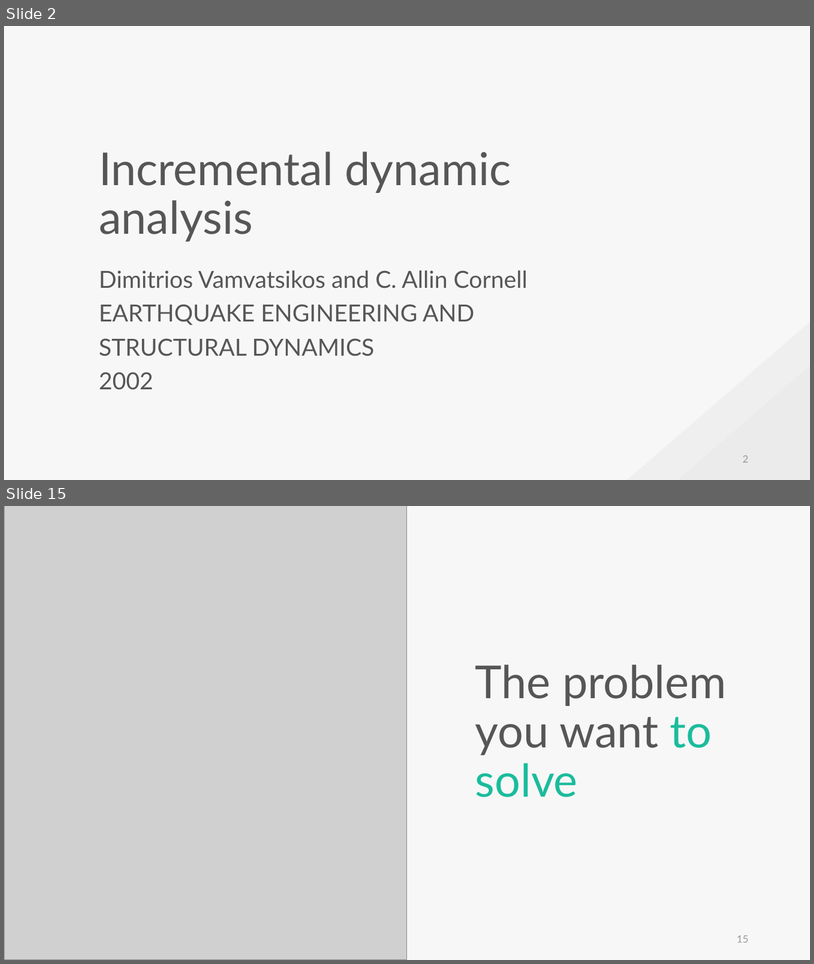
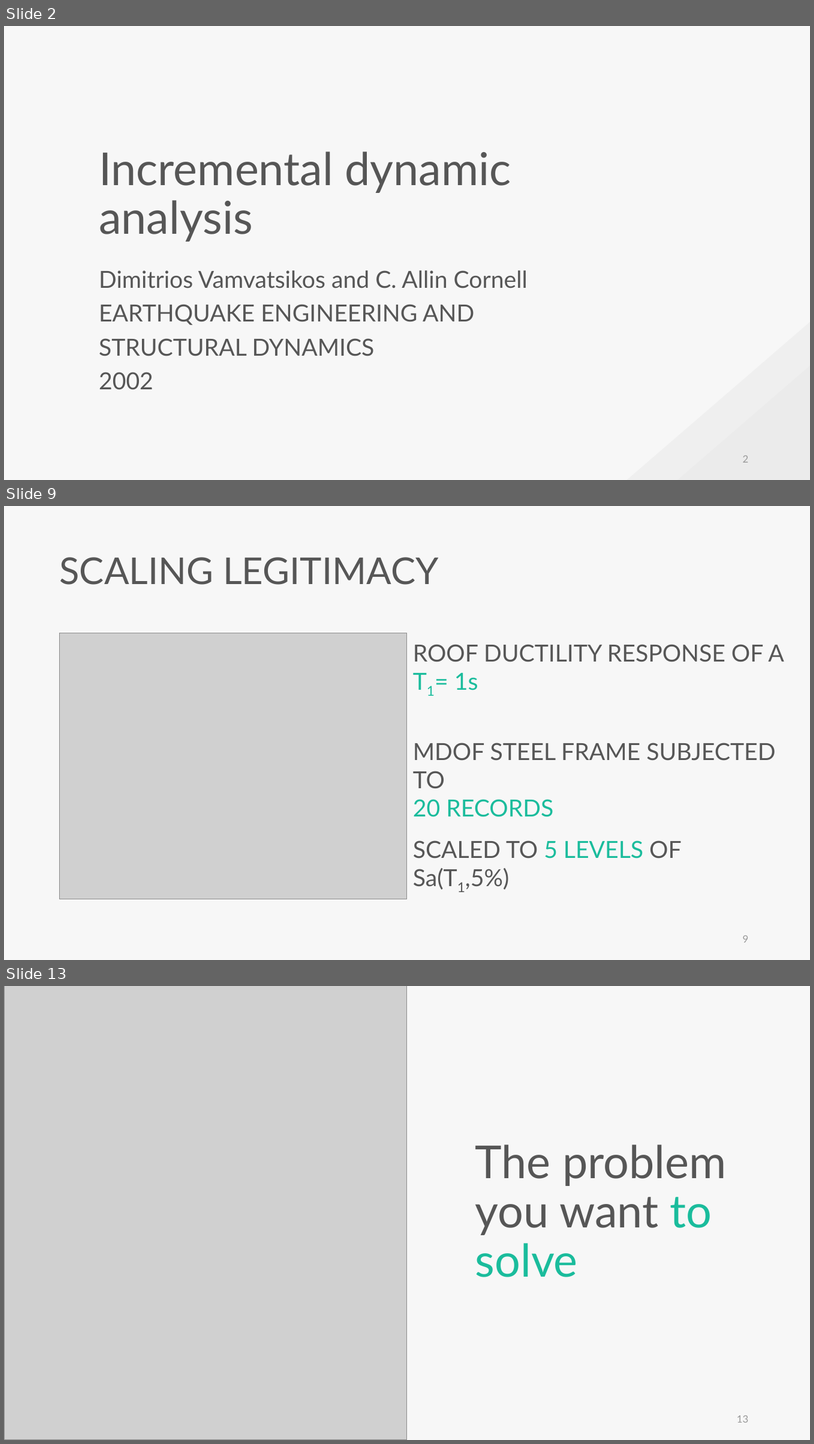
Before and after one commit to skyran1278/VbaProject, a slide deck: 20180126_SmartSplice/20180901_Meeting/Incremental dynamic analysis.pptx. Shown one above the other, each under a label of ours: slides 2 and 15 before the commit, slides 2, 9 and 13 after it; the slides between them are not shown. The pictures are 814x964 and 814x1444 pixels, drawn with LibreOffice and Linux fonts; fonts in the diff are those of the drawing; grey boxes stand for pictures. Boxes give left, top, right and bottom in pixels: in the first picture for what was removed or moved away, otherwise in the second. Text is boxed around its words. In the diff, an @@ line names an element or a change of style, - is before the commit and + after.

```diff
--- a/20180126_SmartSplice/20180901_Meeting/Incremental dynamic analysis.pptx
+++ b/20180126_SmartSplice/20180901_Meeting/Incremental dynamic analysis.pptx
@@ slide 9 added at (4,506,810,960), background #F7F7F7 @@
@@ text added at (60,557,438,585), 44 pt, text #565656 @@
+SCALING LEGITIMACY
@@ picture added at (60,633,408,898) @@
@@ text added at (413,644,785,690), 28 pt, text #565656 @@
+ROOF DUCTILITY RESPONSE OF A
+T1= 1s
@@ text added at (413,742,776,817), 28 pt, text #565656 @@
+MDOF STEEL FRAME SUBJECTED TO
+20 RECORDS
@@ text added at (413,840,682,889), 28 pt, text #565656 @@
+SCALED TO 5 LEVELS OF Sa(T1,5%)
@@ page number added at (743,935,749,942), 12 pt, text #9A9A9A @@
+9
@@ what was slide 15 is now slide 13 @@
@@ page number at (737,1415,749,1422): text changed @@
-15
+13
```
Also in this commit, not shown: 8 slides changed, 4 other slides added, 7 slides removed, 1 other file.
